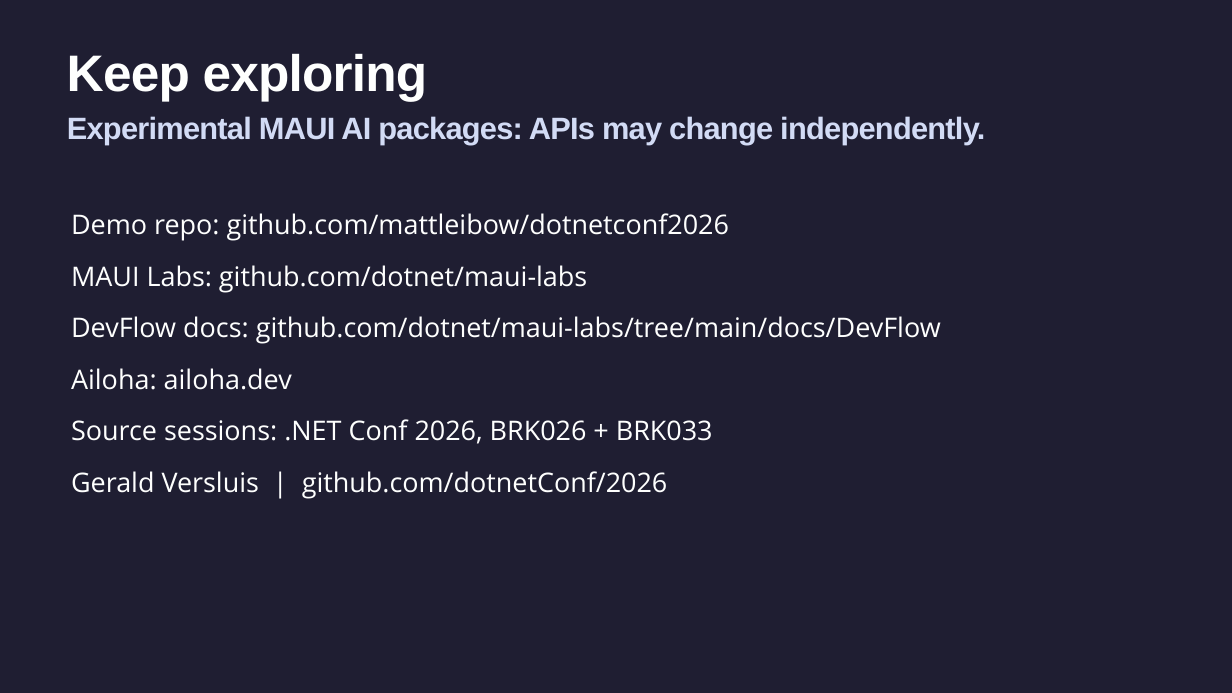
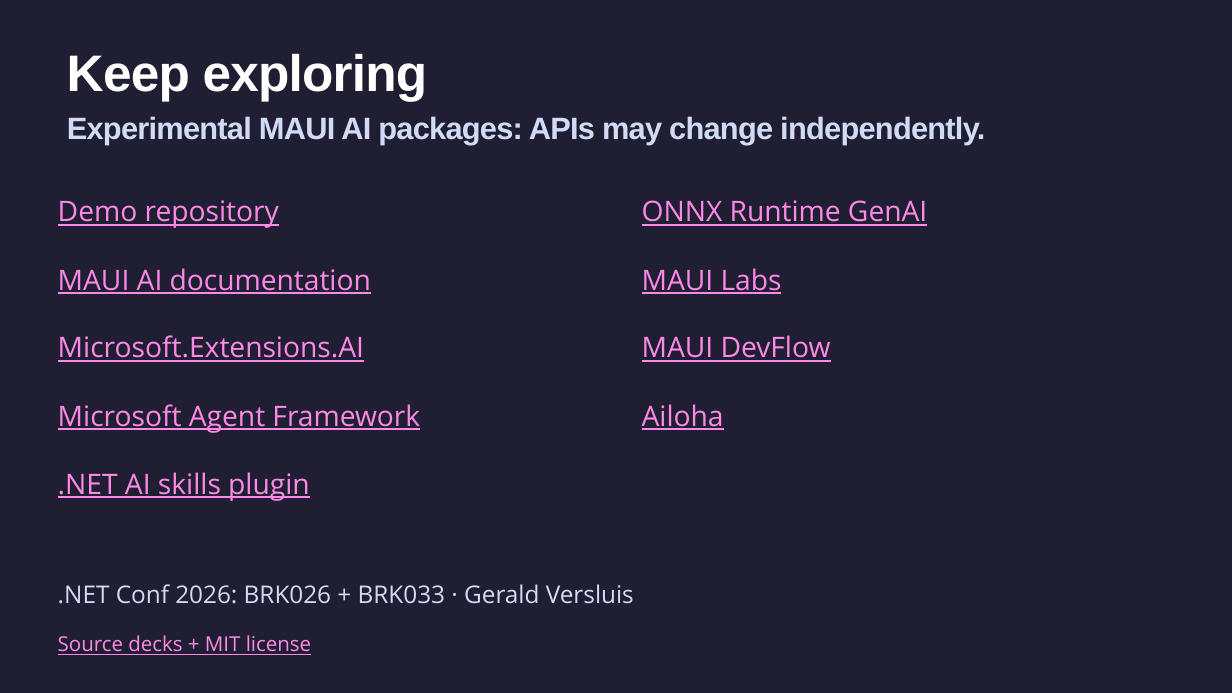
Before and after one commit to mattleibow/dotnetconf2026, a slide deck: slide 27 of slides.pptx (slide 25 before the commit). Drawn at 1232x693 pixels with LibreOffice and Linux fonts; fonts in the diff are those of the drawing. Boxes give left, top, right and bottom in pixels: in the first picture for what was removed or moved away, otherwise in the second. Text is boxed around its words. In the diff, an @@ line names an element or a change of style, - is before the commit and + after.

```diff
--- a/slides.pptx
+++ b/slides.pptx
@@ text added at (58, 200, 279, 228), 22 pt, text #FF89E7, underline @@
+Demo repository
@@ text added at (642, 200, 927, 226), 22 pt, text #FF89E7, underline @@
+ONNX Runtime GenAI
@@ text removed at (71, 213, 941, 499) @@
-Demo repo: github.com/mattleibow/dotnetconf2026
-MAUI Labs: github.com/dotnet/maui-labs
-DevFlow docs: github.com/dotnet/maui-labs/tree/main/docs/DevFlow
-Ailoha: ailoha.dev
-Source sessions: .NET Conf 2026, BRK026 + BRK033
-Gerald Versluis | github.com/dotnetConf/2026
@@ text added at (58, 268, 371, 294), 22 pt, text #FF89E7, underline @@
+MAUI AI documentation
@@ text added at (642, 268, 782, 294), 22 pt, text #FF89E7, underline @@
+MAUI Labs
@@ text added at (58, 335, 364, 362), 22 pt, text #FF89E7, underline @@
+Microsoft.Extensions.AI
@@ text added at (642, 335, 831, 362), 22 pt, text #FF89E7, underline @@
+MAUI DevFlow
@@ text added at (58, 404, 420, 433), 22 pt, text #FF89E7, underline @@
+Microsoft Agent Framework
@@ text added at (642, 404, 724, 430), 22 pt, text #FF89E7, underline @@
+Ailoha
@@ text added at (58, 472, 309, 501), 22 pt, text #FF89E7, underline @@
+.NET AI skills plugin
@@ text added at (58, 584, 634, 604), 19 pt, text #D2DBF5 @@
+.NET Conf 2026: BRK026 + BRK033 · Gerald Versluis
@@ text added at (58, 635, 311, 655), 16 pt, text #FF89E7, underline @@
+Source decks + MIT license
```
Also in this commit, not shown: 13 other slides changed, 2 slides added.
